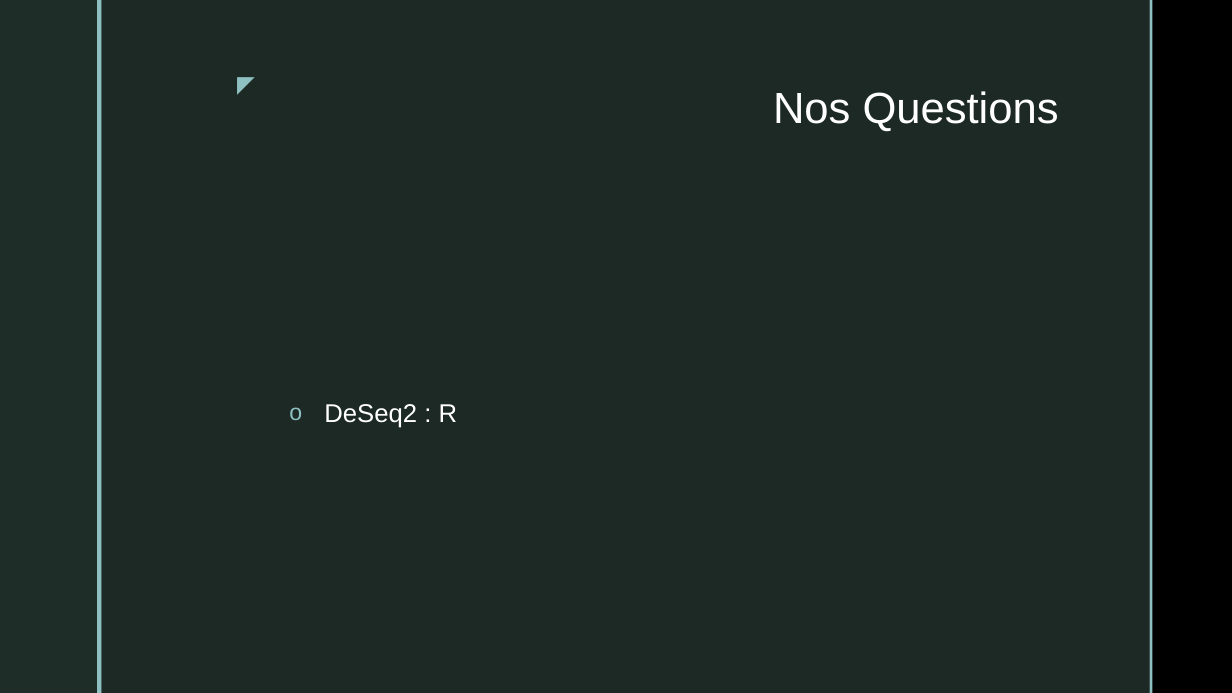
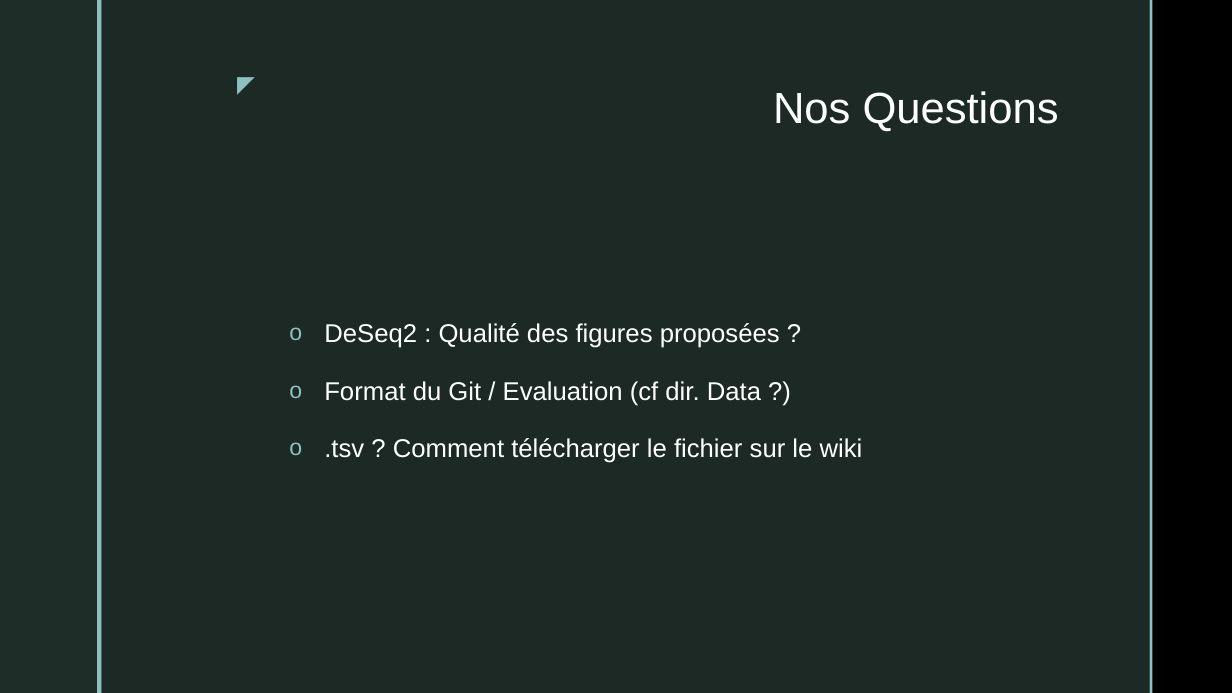
Before and after one commit to BaGranier/Repro_Hackathon_S_Aureus_MGG, a slide deck: slide 5 of Documentation/Presentation_20251119.pptx (slide 3 before the commit). Drawn at 1232x693 pixels with LibreOffice and Linux fonts; fonts in the diff are those of the drawing; background and template pictures are left out. Boxes give left, top, right and bottom in pixels: in the first picture for what was removed or moved away, otherwise in the second. Text is boxed around its words. In the diff, an @@ line names an element or a change of style, - is before the commit and + after.

Commit message:
Ajout Figures

```diff
--- a/Documentation/Presentation_20251119.pptx
+++ b/Documentation/Presentation_20251119.pptx
@@ text at (x1=324, y1=323, x2=863, y2=463): text changed @@
-o DeSeq2 : R
+o DeSeq2 : Qualité des figures proposées ?
+o Format du Git / Evaluation (cf dir. Data ?)
+o .tsv ? Comment télécharger le fichier sur le wiki
```
Also in this commit, not shown: 2 slides added, 9 other files.
